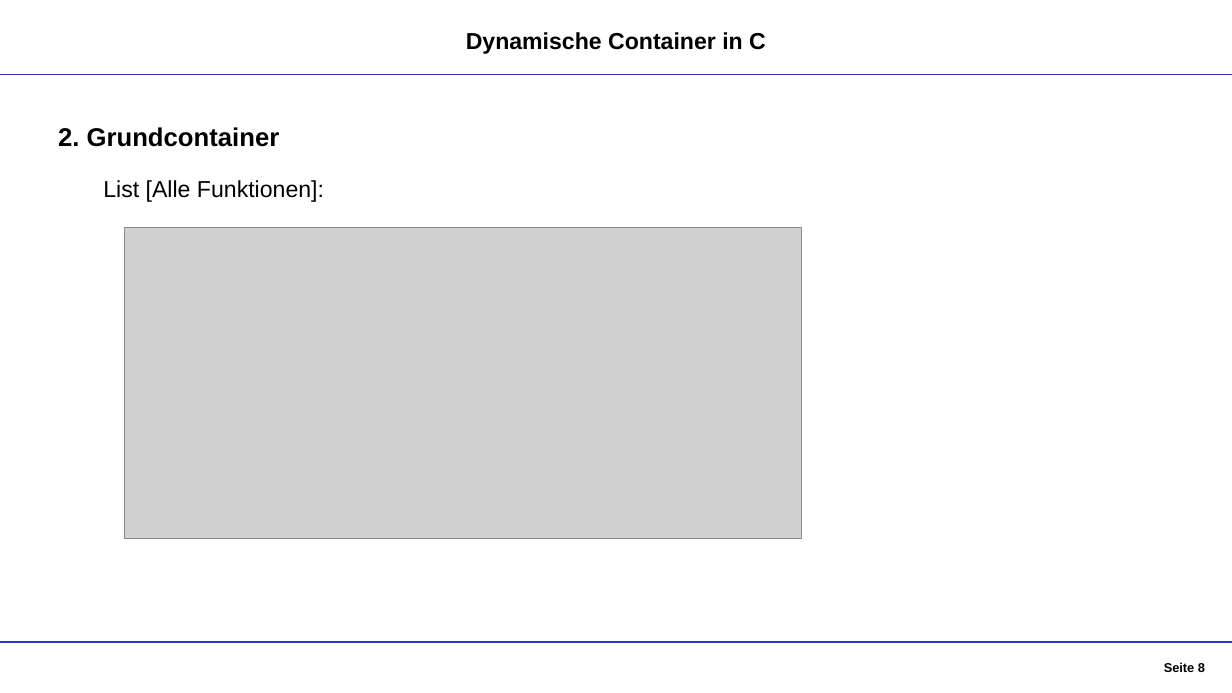
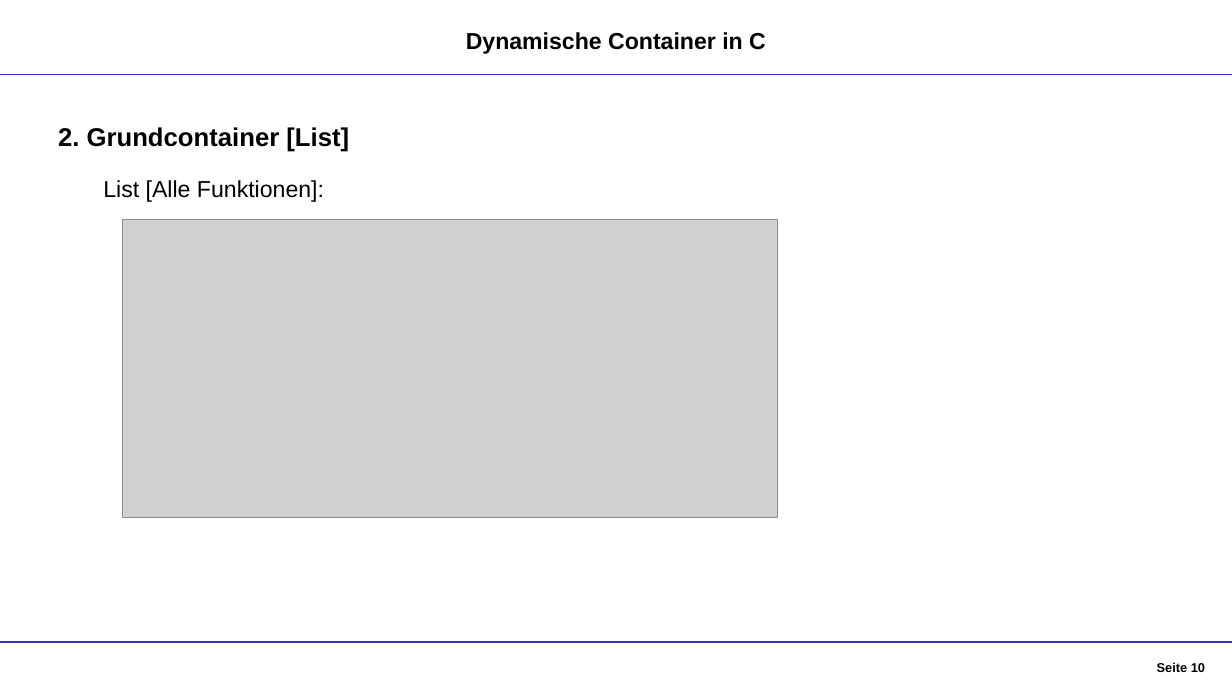
Before and after one commit to DennisGoss99/InPr_DynamicCollections, a slide deck: slide 10 of Dokumentation/Container - Präsentation.pptx (slide 8 before the commit). Drawn at 1232x693 pixels with LibreOffice and Linux fonts; fonts in the diff are those of the drawing; grey boxes stand for pictures. Boxes give left, top, right and bottom in pixels: in the first picture for what was removed or moved away, otherwise in the second. Text is boxed around its words. In the diff, an @@ line names an element or a change of style, - is before the commit and + after.

```diff
--- a/Dokumentation/Container - Präsentation.pptx
+++ b/Dokumentation/Container - Präsentation.pptx
@@ text at bbox=[58, 127, 349, 152]: text changed @@
-2. Grundcontainer
+2. Grundcontainer [List]
@@ picture: place and size @@
-picture at bbox=[124, 227, 801, 539]
+picture at bbox=[122, 219, 777, 517]
@@ page number at bbox=[1157, 662, 1205, 672]: text changed @@
-Seite 8
+Seite 10
```
Also in this commit, not shown: 7 other slides changed, 9 slides added, 2 other files.
